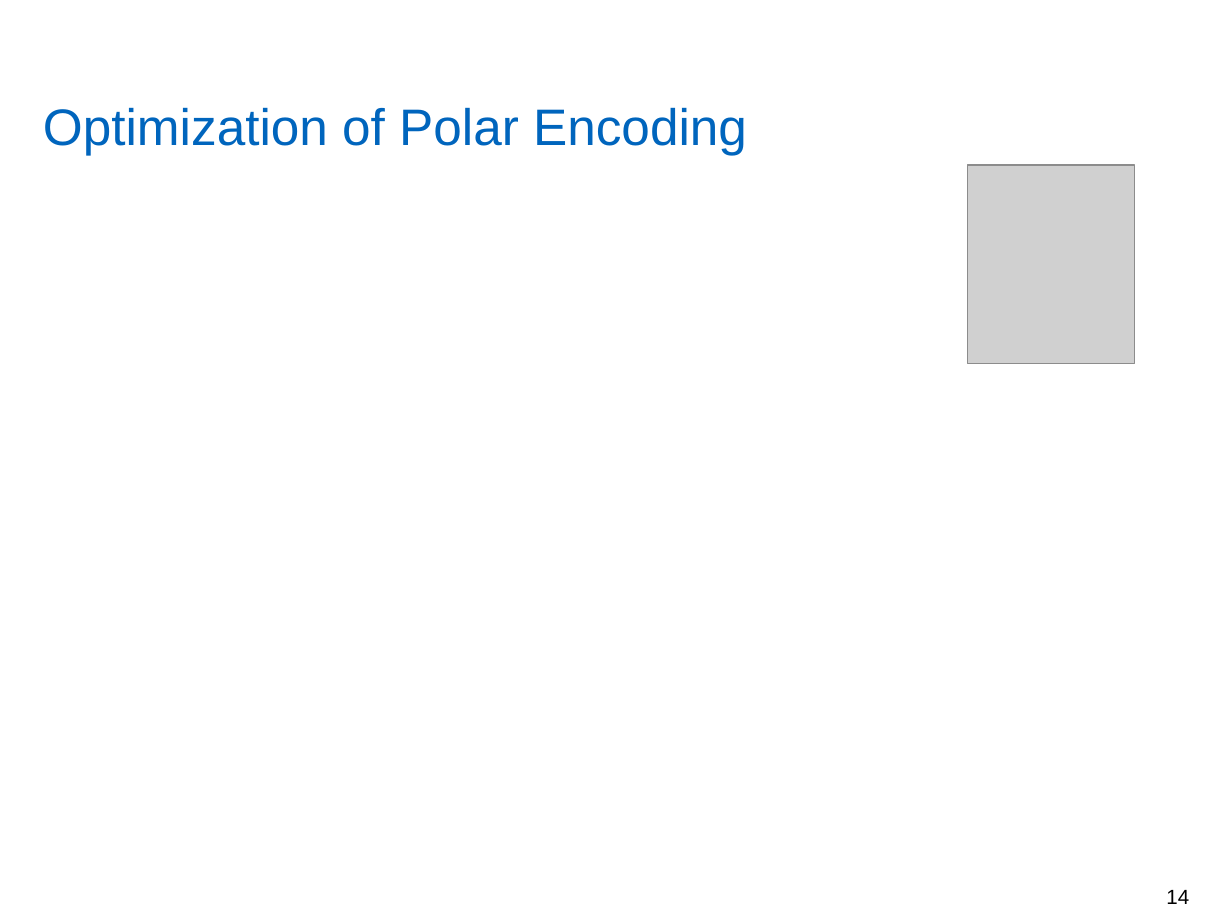
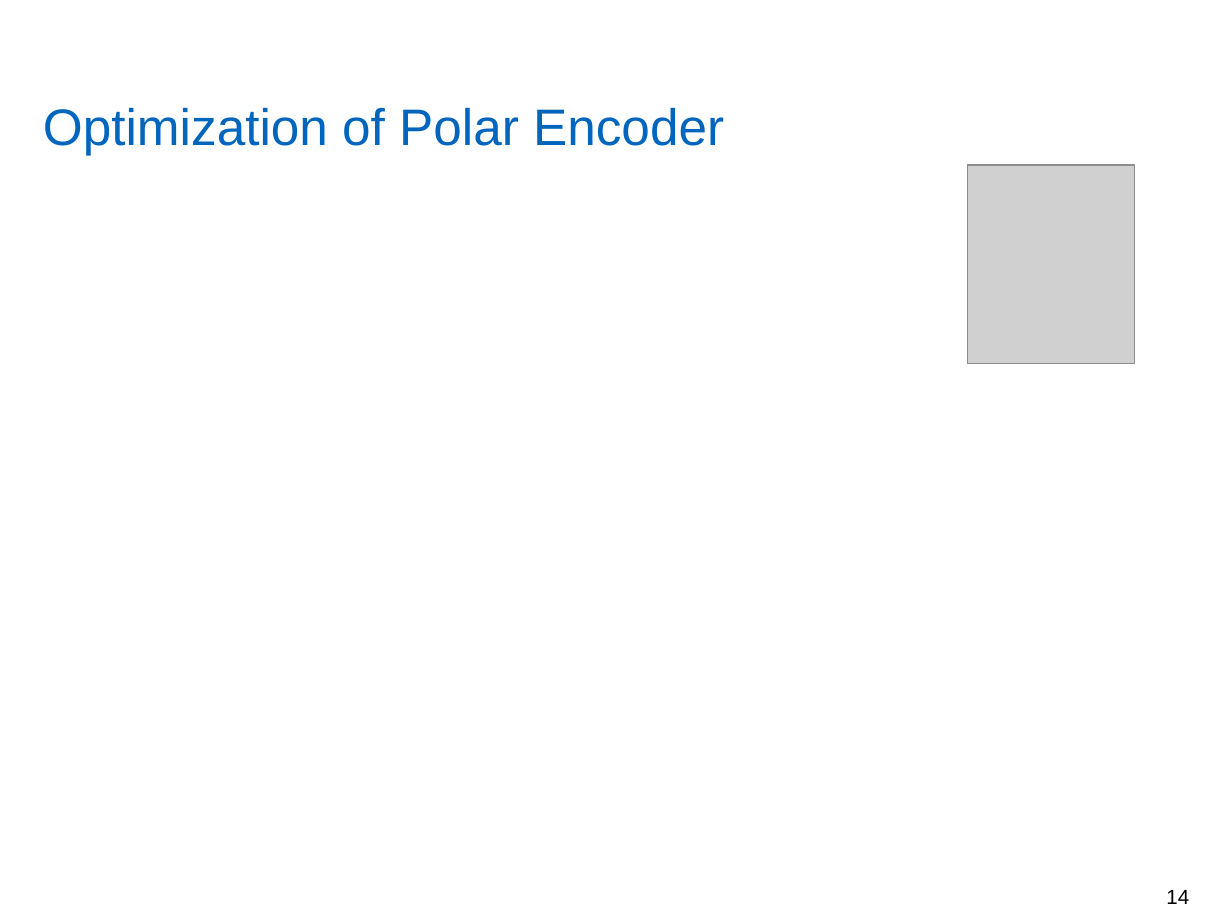
Before and after one commit to yadhu1961/thesis_5GPolorCodes, a slide deck: slide 14 of final_presentation/finalPpt1.1.pptx. Drawn at 1232x924 pixels with LibreOffice and Linux fonts; fonts in the diff are those of the drawing; grey boxes stand for pictures; background and template pictures are left out. Boxes give left, top, right and bottom in pixels: in the first picture for what was removed or moved away, otherwise in the second. Text is boxed around its words. In the diff, an @@ line names an element or a change of style, - is before the commit and + after.

```diff
--- a/final_presentation/finalPpt1.1.pptx
+++ b/final_presentation/finalPpt1.1.pptx
@@ title at (43,107,724,155): text changed @@
-Optimization of Polar Encoding
+Optimization of Polar Encoder
```
Also in this commit, not shown: 13 other slides changed, 2 other files.
